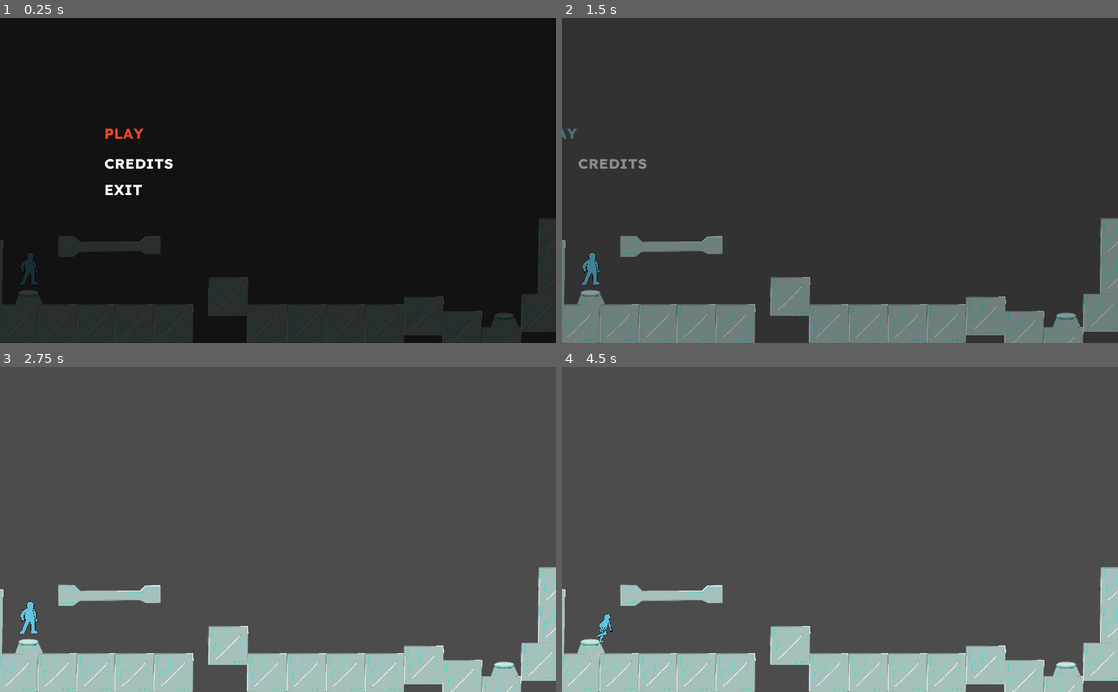
Above: before the commit, frames 1-4 (two rows, left to right).
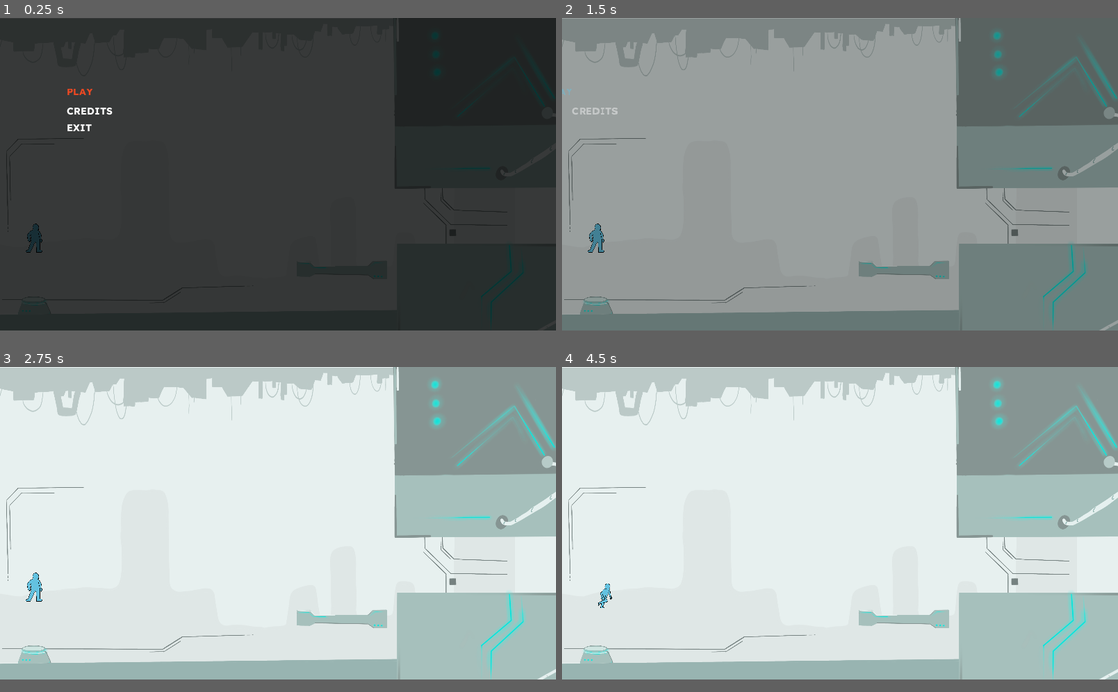
Above: after the commit, the same moments.

Repository: gobggj2022/GGJ-
Game: Godot game, scene res://src/Main/Game.tscn
Same seed, same stepped clock (60 frames per second), same inputs: the game is played once before the commit and once after it.
Inputs:
- Up to frame 1 (0.25 s): no input
- Up to frame 2 (1.5 s): click "PLAY" at 0.5 s; click "PLAY" at 1.25 s
- Up to frame 3 (2.75 s): hold Right (ui_right) from 2.03 s (still down); tap Space (ui_select) at 2.27 s
- Up to frame 4 (4.5 s): tap Enter at 2.75 s; tap Space (ui_select) at 3.02 s; release Right (ui_right) at 3.53 s; hold Left (ui_left) 3.53-4.28 s; hold Right (ui_right) from 4.28 s (still down)
In our replay, the window is 800x468 before the commit and 800x450 after it. These sizes can differ from the game's own. Grey fills any space a smaller window leaves; there, only what the larger window draws over its background counts as a difference.

The runs differ from the first frame. In frame 1, 77% of the frame differs, in the area x 0-100%, y 0-100%; in frame 2, 91%; in frame 3, 91%; in frame 4, 91%.

Commit message:
wip level

Diff:
--- a/project.godot
+++ b/project.godot
@@ -48,6 +48,8 @@
 
 [display]
 
+window/size/width=1600
+window/size/height=900
 window/stretch/mode="2d"
 window/stretch/aspect="keep"
 
--- a/src/Level/Level.tscn
+++ b/src/Level/Level.tscn
@@ -1,81 +1,54 @@
-[gd_scene load_steps=7 format=2]
+[gd_scene load_steps=12 format=2]
 
 [ext_resource path="res://src/Level/Level.gd" type="Script" id=1]
 [ext_resource path="res://src/Player/Player.tscn" type="PackedScene" id=2]
 [ext_resource path="res://src/Level/SocleDepart.tscn" type="PackedScene" id=3]
-[ext_resource path="res://src/Platform/CubeSol.tscn" type="PackedScene" id=4]
+[ext_resource path="res://src/Platform/Sol.tscn" type="PackedScene" id=4]
 [ext_resource path="res://src/Platform/LongPlatform.tscn" type="PackedScene" id=5]
 [ext_resource path="res://src/Level/Socle.gd" type="Script" id=6]
+[ext_resource path="res://assets/bg/Illustration_sans_titre 4.png" type="Texture" id=7]
+[ext_resource path="res://assets/bg/Fond 1.png" type="Texture" id=8]
+[ext_resource path="res://assets/bg/Plafond 1.png" type="Texture" id=9]
+[ext_resource path="res://assets/bg/Décors fond 1.png" type="Texture" id=10]
+[ext_resource path="res://src/Platform/Tunnel.tscn" type="PackedScene" id=11]
 
 [node name="Level" type="Node2D"]
+position = Vector2( 26, 0 )
+scale = Vector2( 1.37566, 1.37076 )
 script = ExtResource( 1 )
 
-[node name="CubeSole" parent="." instance=ExtResource( 4 )]
-position = Vector2( 31, 564 )
+[node name="WhiteBG" type="Sprite" parent="."]
+position = Vector2( 559, 363 )
+scale = Vector2( 0.545017, 0.524281 )
+texture = ExtResource( 7 )
 
-[node name="CubeSole17" parent="." instance=ExtResource( 4 )]
-position = Vector2( -33, 499 )
+[node name="Plafond1" type="Sprite" parent="."]
+position = Vector2( 535.5, 398.75 )
+scale = Vector2( 0.452734, 0.735648 )
+texture = ExtResource( 9 )
 
-[node name="CubeSole18" parent="." instance=ExtResource( 4 )]
-position = Vector2( -32, 446 )
+[node name="Fond1" type="Sprite" parent="."]
+position = Vector2( 519.5, 233 )
+scale = Vector2( 0.421484, 0.718518 )
+texture = ExtResource( 8 )
 
-[node name="CubeSole19" parent="." instance=ExtResource( 4 )]
-position = Vector2( -39, 379 )
+[node name="DécorsFond1" type="Sprite" parent="."]
+position = Vector2( 513.5, 445 )
+scale = Vector2( 0.412891, 0.390741 )
+texture = ExtResource( 10 )
 
-[node name="CubeSole2" parent="." instance=ExtResource( 4 )]
-position = Vector2( 104, 564 )
+[node name="Sol" parent="." instance=ExtResource( 4 )]
+position = Vector2( 529, 640 )
 
-[node name="CubeSole3" parent="." instance=ExtResource( 4 )]
-position = Vector2( 176, 564 )
-
-[node name="CubeSole4" parent="." instance=ExtResource( 4 )]
-position = Vector2( 246, 564 )
-
-[node name="CubeSole5" parent="." instance=ExtResource( 4 )]
-position = Vector2( 318, 564 )
-
-[node name="CubeSole7" parent="." instance=ExtResource( 4 )]
-position = Vector2( 490, 564 )
-
-[node name="CubeSole8" parent="." instance=ExtResource( 4 )]
-position = Vector2( 563, 564 )
-
-[node name="CubeSole9" parent="." instance=ExtResource( 4 )]
-position = Vector2( 635, 564 )
-
-[node name="CubeSole10" parent="." instance=ExtResource( 4 )]
-position = Vector2( 707, 564 )
-
-[node name="CubeSole12" parent="." instance=ExtResource( 4 )]
-position = Vector2( 850, 576 )
-
-[node name="CubeSole13" parent="." instance=ExtResource( 4 )]
-position = Vector2( 922, 606 )
-
-[node name="CubeSole14" parent="." instance=ExtResource( 4 )]
-position = Vector2( 995, 544 )
-
-[node name="CubeSole15" parent="." instance=ExtResource( 4 )]
-position = Vector2( 1026, 474 )
-
-[node name="CubeSole16" parent="." instance=ExtResource( 4 )]
-position = Vector2( 1027, 405 )
-
-[node name="CubeSole11" parent="." instance=ExtResource( 4 )]
-position = Vector2( 779, 550 )
-
-[node name="CubeSole6" parent="." instance=ExtResource( 4 )]
-position = Vector2( 419, 514 )
-
-[node name="CubeSol" parent="." instance=ExtResource( 5 )]
-position = Vector2( 197, 419 )
+[node name="LongPlatform" parent="." instance=ExtResource( 5 )]
+position = Vector2( 701, 527 )
 
 [node name="DepartBlanc" parent="." instance=ExtResource( 3 )]
-position = Vector2( 58, 516 )
-scale = Vector2( 0.184406, 0.184406 )
+position = Vector2( 59, 604 )
+scale = Vector2( 0.25, 0.25 )
 
 [node name="ArriveeBlanc" parent="." instance=ExtResource( 3 )]
-position = Vector2( 934, 558 )
+position = Vector2( -199, 485 )
 scale = Vector2( 0.184406, 0.184406 )
 script = ExtResource( 6 )
 
@@ -85,4 +58,8 @@
 scale = Vector2( 0.05, 0.05 )
 motion/sync_to_physics = false
 
+[node name="Tunnel" parent="." instance=ExtResource( 11 )]
+position = Vector2( 1084, 421 )
+scale = Vector2( 2.5, 2.5 )
+
 [connection signal="player_enter" from="ArriveeBlanc" to="." method="_on_ArriveeBlanc_player_enter"]
--- a/src/Level/SocleDepart.tscn
+++ b/src/Level/SocleDepart.tscn
@@ -9,22 +9,22 @@
 scale = Vector2( 0.131189, 0.131189 )
 script = ExtResource( 2 )
 
-[node name="ClearSprite" type="Sprite" parent="."]
-position = Vector2( -7.62256, 7.62256 )
-texture = ExtResource( 1 )
+[node name="StepCollision" type="Area2D" parent="."]
+
+[node name="CollisionPolygon2D" type="CollisionPolygon2D" parent="StepCollision"]
+polygon = PoolVector2Array( -30.4904, -38.113, 60.9807, -53.3582, -22.8678, -68.6033, -121.961, -53.3582 )
+
+[node name="CollisionShape" type="CollisionPolygon2D" parent="."]
+position = Vector2( -7.62259, 7.62256 )
+polygon = PoolVector2Array( -152.452, 68.6033, 121.961, 68.6033, 68.6033, -60.9807, -22.8678, -45.7356, -114.339, -60.9807 )
 
 [node name="DarkSprite" type="Sprite" parent="."]
 position = Vector2( -30.4904, -7.62256 )
 texture = ExtResource( 3 )
 
-[node name="CollisionShape" type="CollisionPolygon2D" parent="."]
-position = Vector2( -7.62259, 7.62256 )
-polygon = PoolVector2Array( -152.452, 68.6033, 121.961, 68.6033, 68.6033, -60.9807, -22.8678, -45.7356, -114.339, -60.9807 )
-
-[node name="StepCollision" type="Area2D" parent="."]
-
-[node name="CollisionPolygon2D" type="CollisionPolygon2D" parent="StepCollision"]
-polygon = PoolVector2Array( -30.4904, -38.113, 60.9807, -53.3582, -22.8678, -68.6033, -121.961, -53.3582 )
+[node name="ClearSprite" type="Sprite" parent="."]
+position = Vector2( -7.62256, 7.62256 )
+texture = ExtResource( 1 )
 
 [node name="Tween" type="Tween" parent="."]
 
--- a/src/Main/SideManager.gd
+++ b/src/Main/SideManager.gd
@@ -8,19 +8,19 @@
 	print("hey")
 
 func turnDark():
-    if (!isDark):
-        isDark = true
-        _updateStatus()
+	if (!isDark):
+		isDark = true
+		_updateStatus()
 
 func turnClear():
-    if (isDark):
-        isDark = false
-        _updateStatus()
+	if (isDark):
+		isDark = false
+		_updateStatus()
 
 func toggle():
-    if (isDark):
-        isDark = !isDark
-        _updateStatus()
+	if (isDark):
+		isDark = !isDark
+		_updateStatus()
 
 func _updateStatus():
 	emit_signal('side_switch', isDark)
--- a/src/Platform/CubeSol.tscn
+++ b/src/Platform/CubeSol.tscn
@@ -10,18 +10,18 @@
 [node name="CubeSol" type="StaticBody2D"]
 script = ExtResource( 2 )
 
-[node name="ClearSprite" type="Sprite" parent="."]
-rotation = -3.14159
-scale = Vector2( 0.201, -0.201 )
-texture = ExtResource( 1 )
+[node name="CollisionShape" type="CollisionShape2D" parent="."]
+position = Vector2( 1, 0.5 )
+shape = SubResource( 1 )
 
 [node name="DarkSprite" type="Sprite" parent="."]
 rotation = -3.14159
 scale = Vector2( 0.201, -0.201 )
 texture = ExtResource( 3 )
 
-[node name="CollisionShape" type="CollisionShape2D" parent="."]
-position = Vector2( 1, 0.5 )
-shape = SubResource( 1 )
+[node name="ClearSprite" type="Sprite" parent="."]
+rotation = 3.14159
+scale = Vector2( 0.201, -0.201 )
+texture = ExtResource( 1 )
 
 [node name="Tween" type="Tween" parent="."]
--- a/src/Platform/LongPlatform.tscn
+++ b/src/Platform/LongPlatform.tscn
@@ -7,20 +7,19 @@
 [node name="LongPlatform" type="StaticBody2D"]
 script = ExtResource( 3 )
 
+[node name="CollisionShape" type="CollisionPolygon2D" parent="."]
+position = Vector2( -1, 1 )
+rotation = 3.14159
+scale = Vector2( 0.745, -0.745 )
+polygon = PoolVector2Array( -68, 18.5, 81, 14.5, 95, 22.5, 132, 21.5, 131, -22.5, 93, -21.5, 80, -8.5, 28, -9.5, -66, -7.5, -81, -22.5, -120, -23.5, -121, -21.5, -121, 26.5, -119, 28.5, -85, 28.5, -81, 27.5 )
+
+[node name="DarkSprite" type="Sprite" parent="."]
+position = Vector2( -4, 3 )
+scale = Vector2( 0.245, 0.245 )
+texture = ExtResource( 2 )
+
 [node name="ClearSprite" type="Sprite" parent="."]
-rotation = -3.14159
-scale = Vector2( 0.245296, -0.245295 )
+scale = Vector2( 0.245, 0.245 )
 texture = ExtResource( 1 )
 
-[node name="DarkSprite" type="Sprite" parent="."]
-position = Vector2( 4, 3 )
-rotation = -3.14159
-scale = Vector2( 0.245296, -0.245295 )
-texture = ExtResource( 2 )
-
-[node name="CollisionShape" type="CollisionPolygon2D" parent="."]
-position = Vector2( 0.401443, 0.13702 )
-scale = Vector2( 0.745192, 0.745192 )
-polygon = PoolVector2Array( -68, 18.5, 81, 14.5, 95, 22.5, 132, 21.5, 131, -22.5, 93, -21.5, 80, -8.5, 28, -9.5, -66, -7.5, -81, -22.5, -120, -23.5, -121, -21.5, -121, 26.5, -119, 28.5, -85, 28.5, -81, 27.5 )
-
 [node name="Tween" type="Tween" parent="."]
--- /dev/null
+++ b/src/Platform/Sol.tscn
@@ -0,0 +1,28 @@
+[gd_scene load_steps=4 format=2]
+
+[ext_resource path="res://assets/bg/Sol.png" type="Texture" id=1]
+[ext_resource path="res://src/Platform/Platform.gd" type="Script" id=2]
+[ext_resource path="res://assets/bg/SolDark.png" type="Texture" id=3]
+
+[node name="Sol" type="StaticBody2D"]
+scale = Vector2( 2.2, 2.2 )
+script = ExtResource( 2 )
+
+[node name="CollisionShape" type="CollisionPolygon2D" parent="."]
+position = Vector2( 3.27273, 0.5 )
+scale = Vector2( -1, 1 )
+polygon = PoolVector2Array( -256, -13.5, -256, 15.5, 259, 15.5, 259, -7.5 )
+
+[node name="DarkSprite" type="Sprite" parent="."]
+position = Vector2( 2, -93 )
+rotation = 3.14159
+scale = Vector2( -0.201, -0.201 )
+texture = ExtResource( 3 )
+
+[node name="ClearSprite" type="Sprite" parent="."]
+position = Vector2( 2, -93 )
+rotation = 3.14159
+scale = Vector2( -0.201, -0.201 )
+texture = ExtResource( 1 )
+
+[node name="Tween" type="Tween" parent="."]
--- /dev/null
+++ b/src/Platform/Tunnel.tscn
@@ -0,0 +1,31 @@
+[gd_scene load_steps=5 format=2]
+
+[ext_resource path="res://assets/plaforms/tunnel blanc.png" type="Texture" id=1]
+[ext_resource path="res://src/Platform/Platform.gd" type="Script" id=2]
+[ext_resource path="res://assets/plaforms/tunnel dark.png" type="Texture" id=3]
+
+[sub_resource type="RectangleShape2D" id=1]
+extents = Vector2( 110, 72.0938 )
+
+[node name="Tunnel" type="StaticBody2D"]
+scale = Vector2( 2, 2 )
+script = ExtResource( 2 )
+
+[node name="CollisionShape2" type="CollisionShape2D" parent="."]
+position = Vector2( 1, 93.0938 )
+shape = SubResource( 1 )
+
+[node name="CollisionShape" type="CollisionShape2D" parent="."]
+position = Vector2( -2, -99.1875 )
+shape = SubResource( 1 )
+
+[node name="DarkSprite" type="Sprite" parent="."]
+position = Vector2( 2, -3 )
+scale = Vector2( 0.201, 0.201 )
+texture = ExtResource( 3 )
+
+[node name="ClearSprite" type="Sprite" parent="."]
+scale = Vector2( 0.201, 0.201 )
+texture = ExtResource( 1 )
+
+[node name="Tween" type="Tween" parent="."]
--- a/src/Player/Player.gd
+++ b/src/Player/Player.gd
@@ -38,6 +38,8 @@
 	var enteringSprite = redSprite if isDark else blueSprite
 	var leavingSprite = blueSprite if isDark else redSprite
 
+	enteringSprite.flip_h = leavingSprite.flip_h
+
 	tween.interpolate_property(enteringSprite, "modulate:a", 0.0, 1.0,
 			transitionDuration, Tween.TRANS_QUAD, Tween.EASE_IN_OUT)
 	tween.interpolate_property(leavingSprite, "modulate:a", 1.0, 0.0,
@@ -57,7 +59,6 @@
 
 func do_record():
 	count += 1
-	print_debug(sprite)
 	save_data[String(count)] = [sprite.animation ,global_position, sprite.flip_h]
 
 func change_state(new_state):
Binary file added: assets/bg/Décors fond 1.png
Not shown, added: assets/bg/Décors fond 1.png.import
Binary file added: assets/bg/Décors fond 2.png
Not shown, added: assets/bg/Décors fond 2.png.import
Binary file added: assets/bg/Décors fond 3.png
Not shown, added: assets/bg/Décors fond 3.png.import
Binary file added: assets/bg/Fond 1.png
Not shown, added: assets/bg/Fond 1.png.import
Binary file added: assets/bg/Fond 2.png
Not shown, added: assets/bg/Fond 2.png.import
Binary file added: assets/bg/Fond 3.png
Not shown, added: assets/bg/Fond 3.png.import
(and 16 more such lines)
